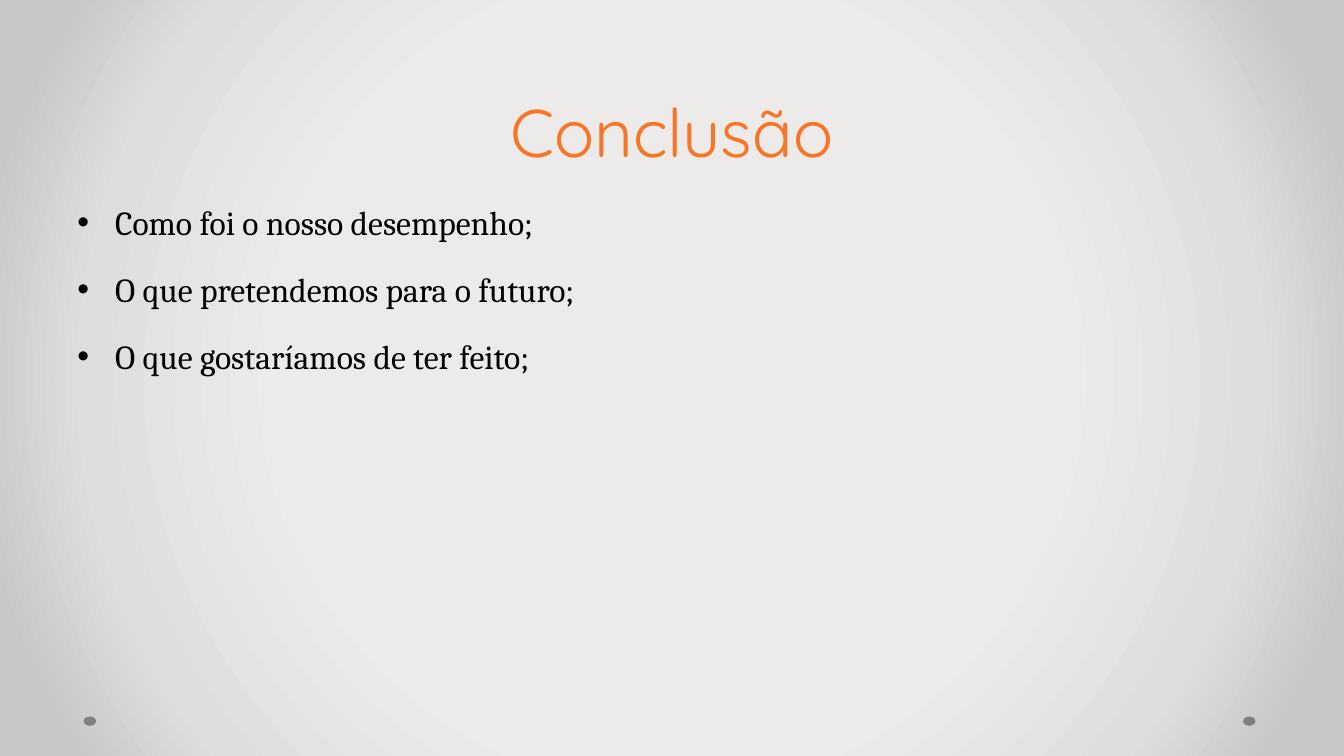
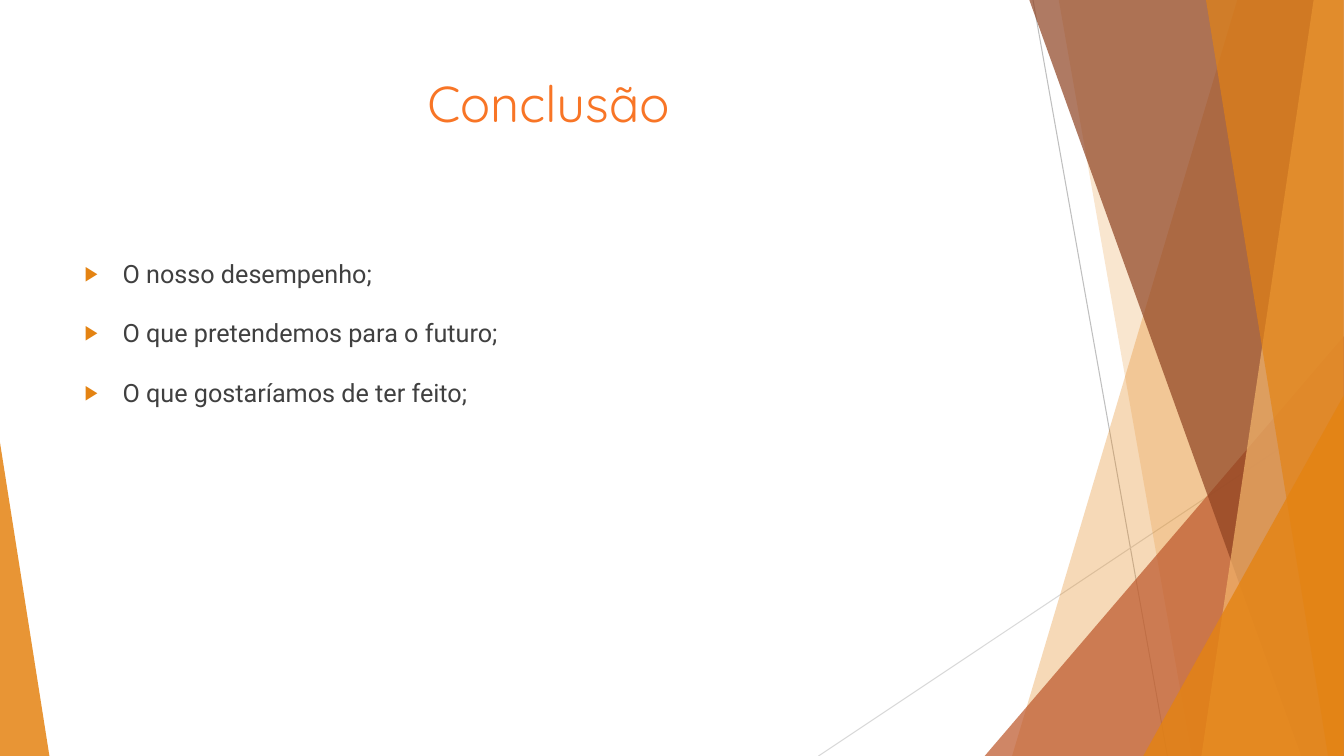
Before and after one commit to diogomneves/Alentejo-Pleasures, a slide deck: slide 8 of Apresentação_AlentejoPleasures.pptx (slide 4 before the commit). Drawn at 1344x756 pixels with LibreOffice and Linux fonts; fonts in the diff are those of the drawing. Boxes give left, top, right and bottom in pixels: in the first picture for what was removed or moved away, otherwise in the second. Text is boxed around its words. In the diff, an @@ line names an element or a change of style, - is before the commit and + after.

```diff
--- a/Apresentação_AlentejoPleasures.pptx
+++ b/Apresentação_AlentejoPleasures.pptx
@@ background gradient #EDEBEB to #E0DEDE to #C9C7C7 to #FFFFFF @@
@@ title "Conclusão": place and size @@
-title "Conclusão" at bbox=[510, 107, 833, 158]
+title "Conclusão" at bbox=[427, 84, 669, 123]
@@ title "Conclusão" at bbox=[427, 84, 669, 123]: size 48 to 36 pt; line spacing 48pt to 1; vertical alignment bottom to top @@
@@ text "O nosso desempenho;": place and size @@
-text "O nosso desempenho;" at bbox=[115, 211, 574, 377]
+text "O nosso desempenho;" at bbox=[123, 264, 498, 408]
@@ text at bbox=[123, 264, 372, 288]: text changed; size 24 to 18 pt; font Cambria to Roboto; text colour #000000 to #404040 @@
-• Como foi o nosso desempenho;
+▶ O nosso desempenho;
@@ text at bbox=[123, 323, 498, 408]: size 24 to 18 pt, font Cambria to Roboto, text colour #000000 to #404040 in "O que pretendemos para o futuro;", "O que gostaríamos de ter feito;"; bullet • to ▶; more space between paragraphs @@
@@ group added at bbox=[0, 0, 1344, 756]: 5 freeform shapes, 3 triangles, 2 lines @@
@@ ellipse removed at bbox=[84, 717, 96, 726] @@
@@ ellipse removed at bbox=[1243, 717, 1255, 726] @@
```
Also in this commit, not shown: 3 other slides changed, 5 slides added, 1 slide removed.
